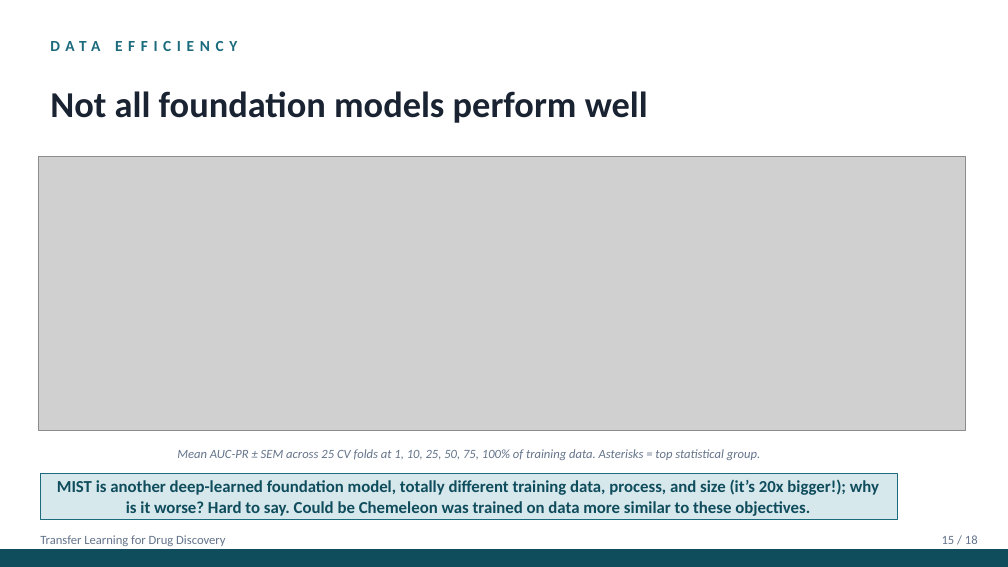
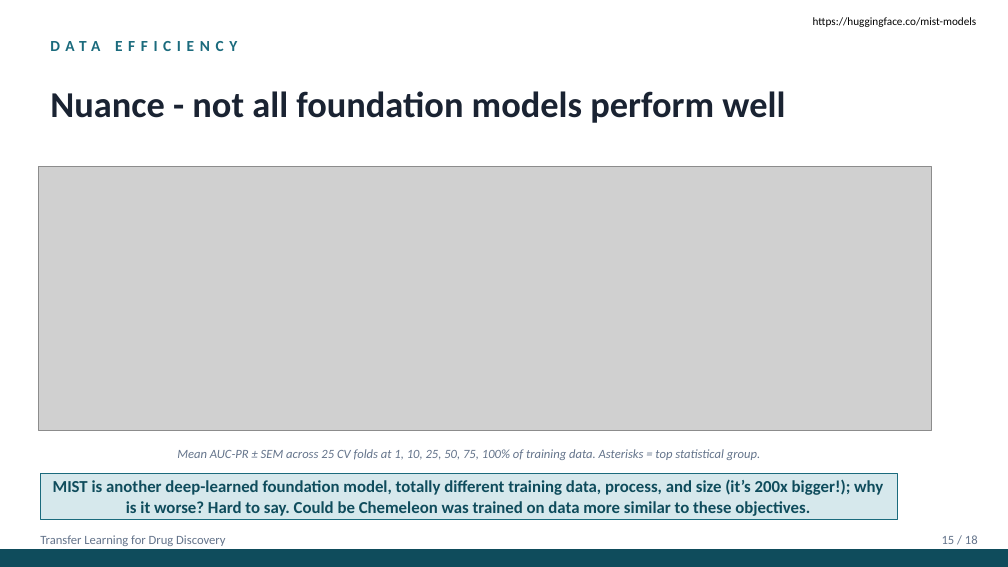
Before and after one commit to rgasper/transfer-learning-drug-discovery, a slide deck: slide 20 of presentation.pptx (slide 16 before the commit). Drawn at 1008x567 pixels with LibreOffice and Linux fonts; fonts in the diff are those of the drawing; grey boxes stand for pictures. Boxes give left, top, right and bottom in pixels: in the first picture for what was removed or moved away, otherwise in the second. Text is boxed around its words. In the diff, an @@ line names an element or a change of style, - is before the commit and + after.

```diff
--- a/presentation.pptx
+++ b/presentation.pptx
@@ text added at (813, 17, 977, 27), 8 pt, text #000000 @@
+https://huggingface.co/mist-models
@@ text at (50, 91, 785, 123): text changed @@
-Not all foundation models perform well
+Nuance - not all foundation models perform well
@@ picture: place and size @@
-picture at (38, 156, 966, 430)
+picture at (38, 166, 931, 430)
@@ text at (53, 479, 883, 516): text changed @@
-MIST is another deep-learned foundation model, totally different training data, process, and size (it’s 20x bigger!); why is it worse? Hard to say. Could be Chemeleon was trained on data more similar to these objectives.
+MIST is another deep-learned foundation model, totally different training data, process, and size (it’s 200x bigger!); why is it worse? Hard to say. Could be Chemeleon was trained on data more similar to these objectives.
```
Also in this commit, not shown: 4 other slides changed, 4 slides added.
